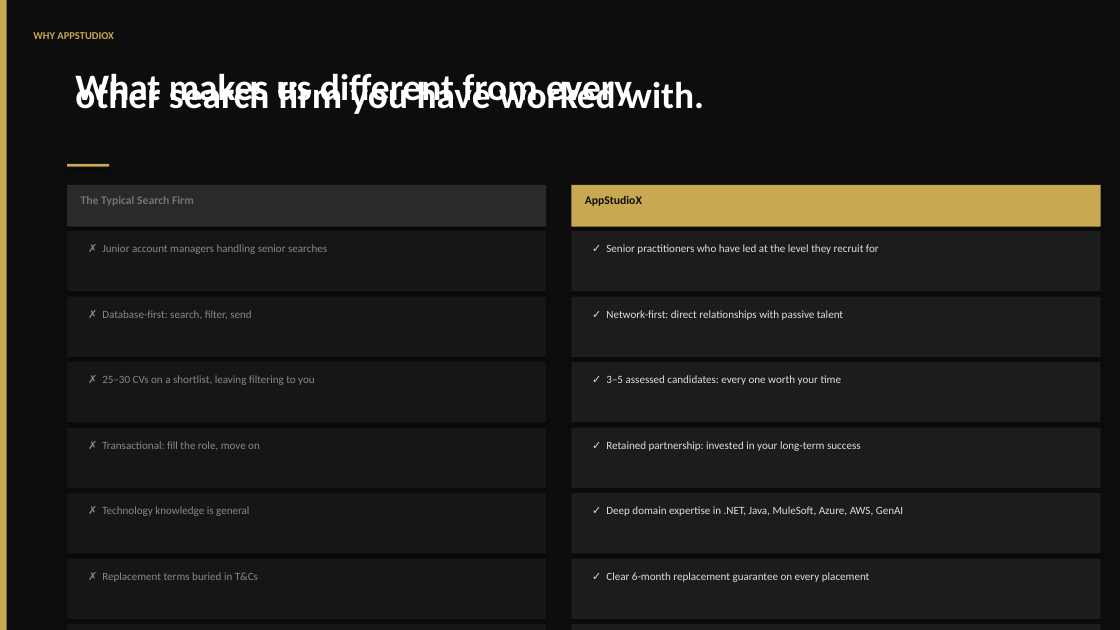
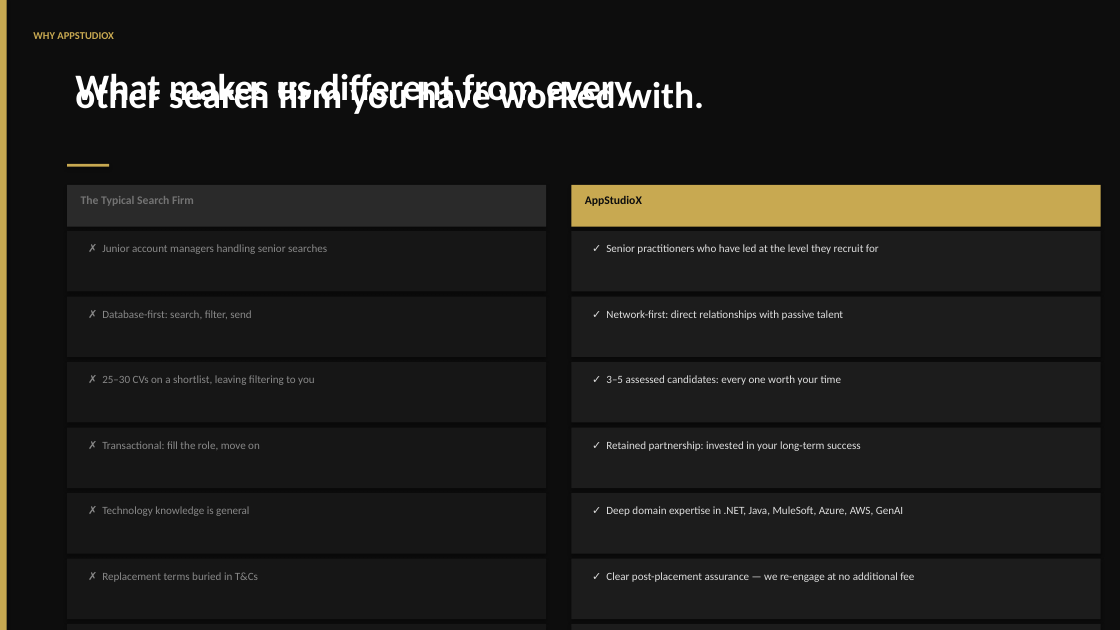
Before and after one commit to aividhyarthi/grievance-insight-engine, a slide deck: slide 10 of AppStudioX_TechTalent_Partnership_Deck.pptx. Drawn at 1120x630 pixels with LibreOffice and Linux fonts; fonts in the diff are those of the drawing. Boxes give left, top, right and bottom in pixels: in the first picture for what was removed or moved away, otherwise in the second. Text is boxed around its words. In the diff, an @@ line names an element or a change of style, - is before the commit and + after.

```diff
--- a/AppStudioX_TechTalent_Partnership_Deck.pptx
+++ b/AppStudioX_TechTalent_Partnership_Deck.pptx
@@ text at (x1=606, y1=572, x2=914, y2=582): text changed @@
-✓ Clear 6-month replacement guarantee on every placement
+✓ Clear post-placement assurance — we re-engage at no additional fee
```
Also in this commit, not shown: 2 other slides changed, 2 other files.
